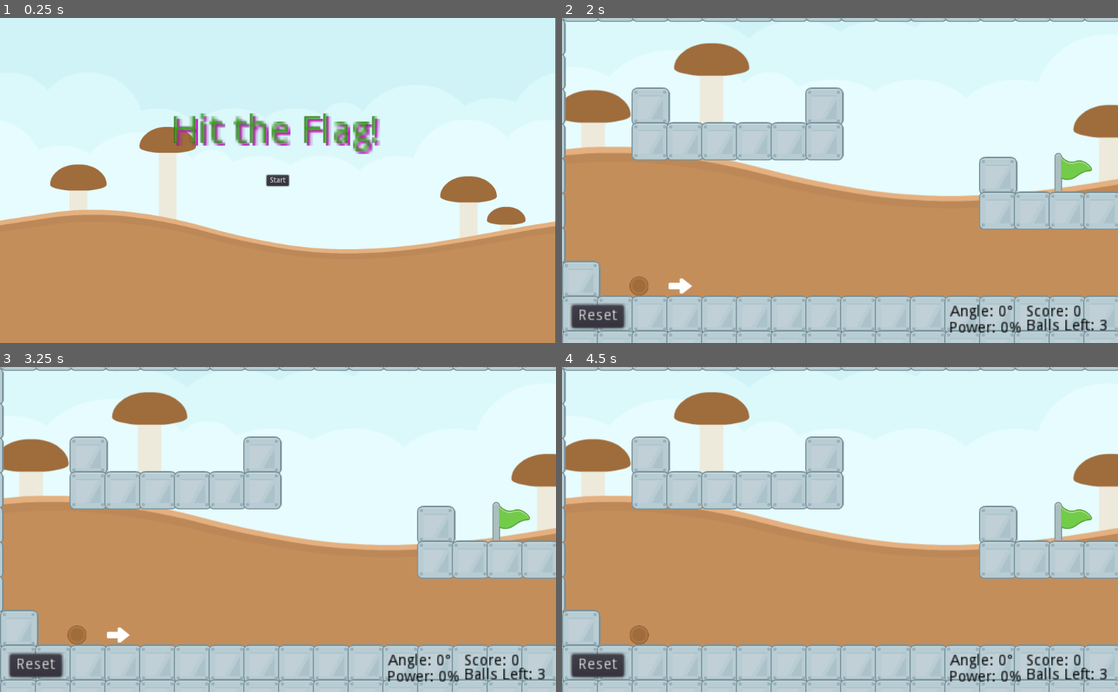
Above: before the commit, frames 1-4 (two rows, left to right).
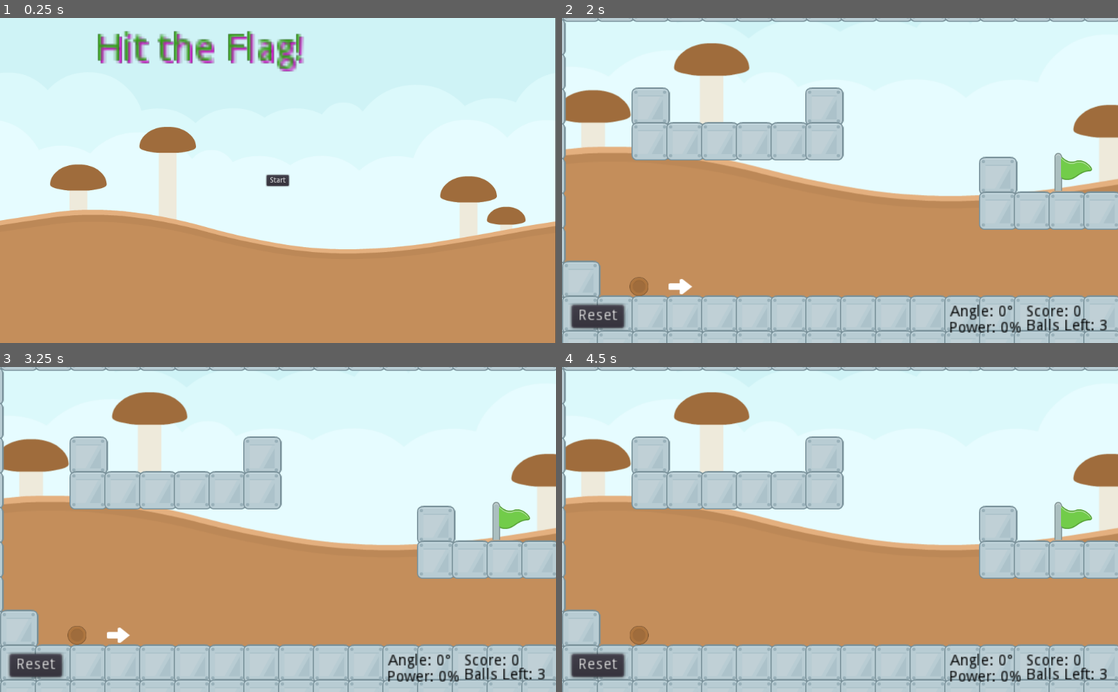
Above: after the commit, the same moments.

Repository: bsu-cs315/P1-cmallan
Game: Godot game, scene res://TitleScreen/TitleScreen.tscn
Two runs of this game, one before a commit and one after it. Both use one fixed random seed, a clock stepped at 60 frames per second and the inputs below.
Inputs:
- Up to frame 1 (0.25 s): no input
- Up to frame 2 (2 s): click "Start" at 0.5 s; click "Reset" at 1.25 s
- Up to frame 3 (3.25 s): hold S (decrease_angle) 2.03-2.78 s; tap Enter at 2.75 s; tap Left (decrease_power) at 2.85 s
- Up to frame 4 (4.5 s): tap Space (launch) at 3.5 s; hold W (increase_angle) 3.53-4.28 s; tap Enter at 4.25 s; tap Right (increase_power) at 4.35 s

The runs differ from the first frame. In frame 1, 4.6% of the frame differs, in the area x 17-69%, y 3-42%; in frame 2, less than 0.1%; in frame 3, less than 0.1%; in frame 4, less than 0.1%.

Commit message:
Added button for game end to return to title

Diff:
--- a/Ball/Ball.tscn
+++ b/Ball/Ball.tscn
@@ -6,7 +6,7 @@
 [ext_resource path="res://Assets/37154__volivieri__soccer-ball-hit-ground-01.wav" type="AudioStream" id=4]
 
 [sub_resource type="CircleShape2D" id=1]
-radius = 17.2627
+radius = 17.1172
 
 [sub_resource type="SpriteFrames" id=2]
 animations = [ {
@@ -17,6 +17,7 @@
 } ]
 
 [node name="Ball" type="RigidBody2D"]
+scale = Vector2( 2, 2 )
 script = ExtResource( 1 )
 
 [node name="CollisionShape2D" type="CollisionShape2D" parent="."]
--- a/TitleScreen/TitleScreen.tscn
+++ b/TitleScreen/TitleScreen.tscn
@@ -43,6 +43,7 @@
 text = "Start"
 
 [node name="AnimationPlayer" type="AnimationPlayer" parent="."]
+autoplay = "TitleScreeen"
 anims/TitleScreeen = SubResource( 1 )
 
 [node name="Label" type="Label" parent="AnimationPlayer"]
--- a/World/World.gd
+++ b/World/World.gd
@@ -27,6 +27,7 @@
 			$HUD/Angle.visible = true
 			$HUD/Power.visible = true
 			$HUD/Score.visible = true
+			$TitleReturn.visible = false
 			var _power = $Ball.get_power()
 			var _angle = $Ball.get_angle()
 			on_Power_update(_power)
@@ -37,7 +38,7 @@
 			$HUD/BallsLeft.visible = false
 			$HUD/Angle.visible = false
 			$HUD/Power.visible = false
-
+			$TitleReturn.visible = true
 		$HUD/BallsLeft.text = "Balls Left: " + str(_balls_available)
 		$HUD/Score.text = "Score: " + str(_score)
 
@@ -90,3 +91,7 @@
 
 func on_Angle_update(new_angle):
 	$HUD/Angle.text = "Angle: " + str(int(-new_angle)) + "°"
+
+
+func _on_TitleReturn_pressed():
+	var _ignored := get_tree().change_scene("res://TitleScreen/TitleScreen.tscn")
--- a/World/World.tscn
+++ b/World/World.tscn
@@ -60,4 +60,12 @@
 [node name="FlagHit" type="AudioStreamPlayer" parent="."]
 stream = ExtResource( 4 )
 
+[node name="TitleReturn" type="Button" parent="."]
+margin_left = 186.5
+margin_top = 132.0
+margin_right = 289.5
+margin_bottom = 152.0
+text = "Return to Title"
+
 [connection signal="pressed" from="Button" to="." method="_on_Button_pressed"]
+[connection signal="pressed" from="TitleReturn" to="." method="_on_TitleReturn_pressed"]
